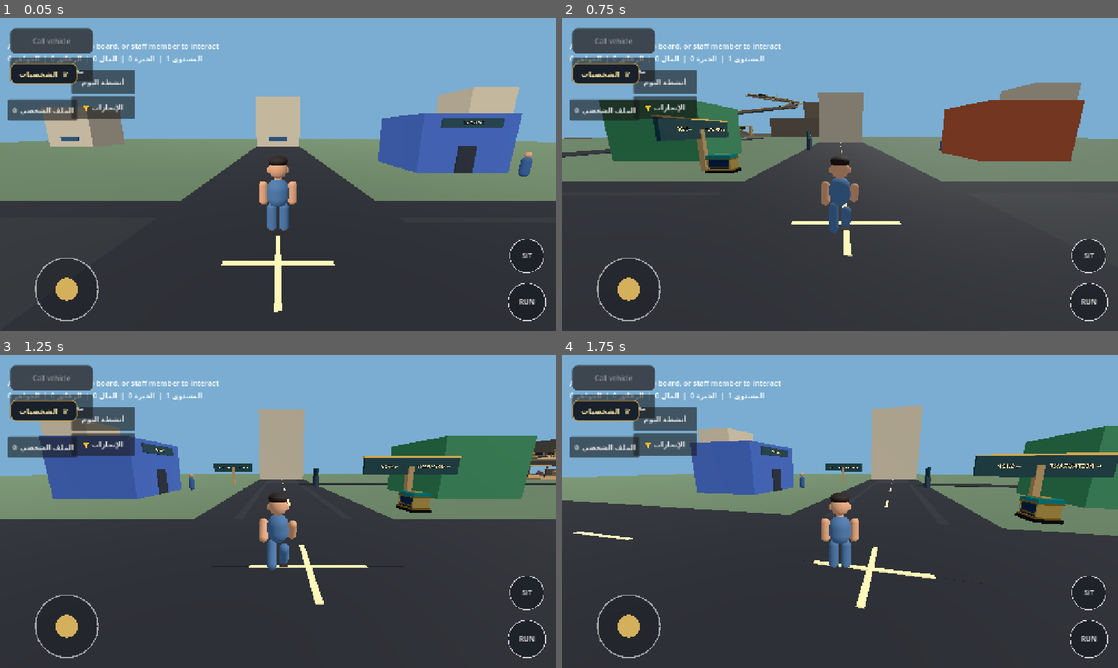
Above: before the commit, frames 1-4 (two rows, left to right).
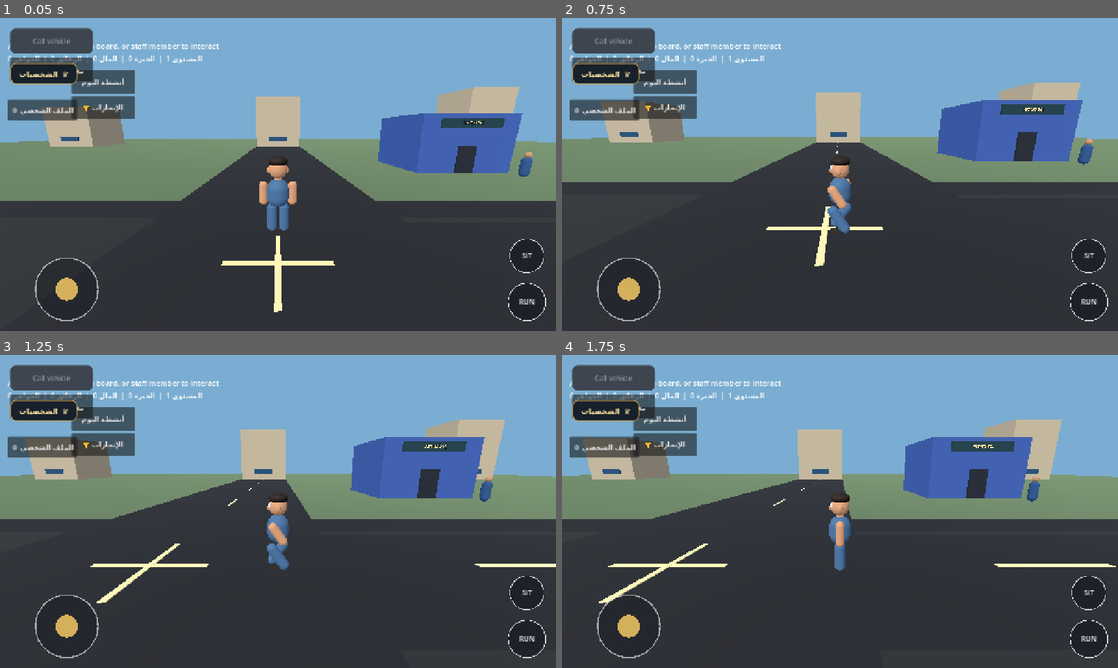
Above: after the commit, the same moments.

Repository: gamalalaraby1988-dotcom/King-Egypt-
Game: Godot game, scene res://scenes/main.tscn
Same seed, same stepped clock (60 frames per second), same inputs: the game is played once before the commit and once after it.
Inputs (mouse positions are in pixels of both pictures, inside the frame that each line leads up to):
- Up to frame 1 (0.05 s): no input
- Up to frame 2 (0.75 s): tap Enter at 0.5 s; move the mouse to (962, 158) at 0.52 s; hold D (move_right) from 0.53 s (still down); hold Shift (sprint) from 0.53 s (still down); click (962, 158) at 0.67 s
- Up to frame 3 (1.25 s): keep holding D (move_right); keep holding Shift (sprint)
- Up to frame 4 (1.75 s): release D (move_right) at 1.25 s; release Shift (sprint) at 1.25 s; drag from (728, 527) to (812, 574) at 1.27 s

Frame 1 is identical in both runs. In frame 2, 15% of the frame differs, in the area x 0-100%, y 20-80%; in frame 3, 19%; in frame 4, 24%, in the area x 0-100%, y 16-82%.

Commit message:
Fix mobile third-person camera orbit while moving

Diff:
--- a/scripts/player.gd
+++ b/scripts/player.gd
@@ -20,6 +20,15 @@
 
 func _ready() -> void:
 	add_to_group("player")
+	# افصل دوران الكاميرا عن دوران جسم اللاعب؛ حتى لا تدور الكاميرا
+	# حوله كلما استدار أثناء تحريك عصا التحكم.
+	camera_pivot.top_level = true
+	camera_pivot.global_position = global_position + Vector3(0.0, 1.55, 0.0)
+
+func _process(_delta: float) -> void:
+	# تظل الكاميرا متبعة لموضع اللاعب دون وراثة دورانه.
+	if is_instance_valid(camera_pivot):
+		camera_pivot.global_position = global_position + Vector3(0.0, 1.55, 0.0)
 
 func _physics_process(delta: float) -> void:
 	var sit_key_down := Input.is_key_pressed(KEY_C)
